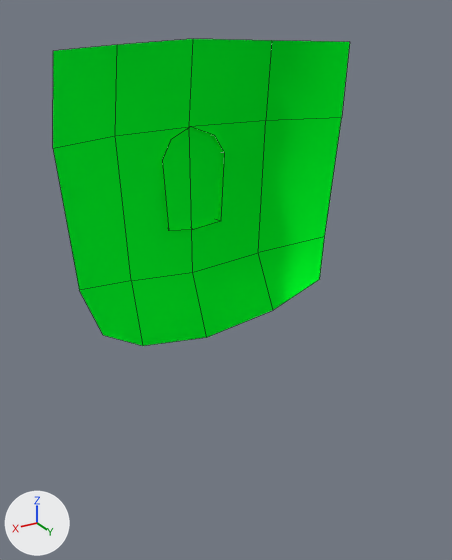
The FBX model Assets/Resources/mask/male1.fbx as it was, and as the next commit left it.
Camera for both pictures: a 50 mm camera at (0.199, 0.238, 0.858) aimed at (0.02, -0.061, 0.708). Lighting does not change. The marker at lower left points along +X, +Y and +Z. Mesh edges are drawn as thin lines. Where no turn or scale is listed for an object, it has been applied to the vertices.

In view in the first picture: 'common_people_male1'.
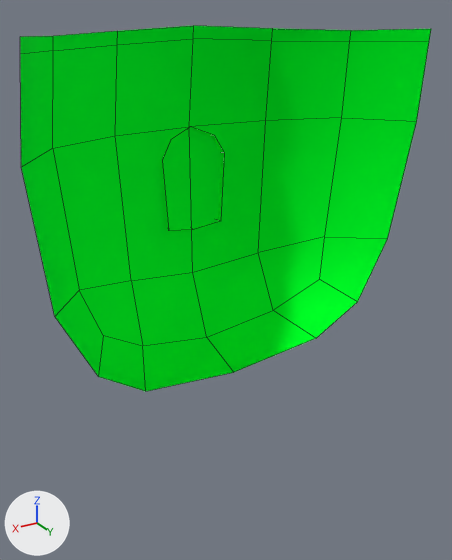
Patch to the scene script:
```diff
--- a/Assets/Resources/mask/male1.fbx.py
+++ b/Assets/Resources/mask/male1.fbx.py
@@ me_메쉬 @@
 me_메쉬.from_pydata(...)  # 41 vertices, 28 faces; spans x -0.103..0.103, y -0.165..0.057, z 0.585..0.842
 # used by ob_common_people_male1; location = (0.0, 0.0, 0.0)
 # verts and faces of me_메쉬; kept vertices keep their numbers, new ones are numbered from 41
 # before: 0 (0.0, -0.031, 0.585), 21 (0.086, -0.1, 0.671) at pixel (103, 335), 22 (0.103, -0.107, 0.789) at pixel (52, 148), 24 (0.054, -0.114, 0.648) at pixel (142, 345), 25 (0.096, -0.109, 0.701) at pixel (79, 290)
 # before: 27 (0.0, -0.122, 0.635) at pixel (206, 337), 29 (-0.086, -0.1, 0.671) at pixel (319, 279), 30 (-0.054, -0.114, 0.648) at pixel (273, 310), 31 (-0.099, -0.1, 0.839) at pixel (349, 41), 32 (-0.054, -0.126, 0.84) at pixel (271, 40)
 # before: 33 (-0.096, -0.109, 0.701) at pixel (324, 236), 35 (-0.103, -0.107, 0.789) at pixel (341, 117), 38 (0.0, -0.134, 0.842) at pixel (193, 38), 39 (0.054, -0.126, 0.84) at pixel (117, 44), 40 (0.099, -0.1, 0.839) at pixel (53, 50)
+# me_메쉬 part 1
+delete_vertices([0])  # with the faces that use them
+for new, old in zip([*range(41, 45)], [31, 32, 39, 40]): verts[new] = verts[old] + (0.0, 0.001, 0.007)
+verts[45] = (0.069, -0.079, 0.636)  # pixel (145, 391)
+verts[46] = (0.122, -0.07, 0.706)  # pixel (54, 316)
+verts[47] = (0.101, -0.072, 0.66)  # pixel (98, 376)
+verts[48] = (0.131, -0.064, 0.79)  # pixel (21, 167)
+verts[49] = (-0.069, -0.079, 0.636)  # pixel (316, 338)
+verts[50] = (-0.101, -0.072, 0.66)  # pixel (357, 301)
+verts[51] = (0.0, -0.084, 0.625)  # pixel (233, 372)
+verts[52] = (-0.122, -0.07, 0.706)  # pixel (387, 238)
+verts[53] = (-0.131, -0.064, 0.79)  # pixel (416, 121)
+verts[54] = (0.127, -0.057, 0.841)  # pixel (20, 54)
+verts[55] = (-0.127, -0.057, 0.841)  # pixel (429, 41)
+verts[56] = (-0.126, -0.056, 0.848)  # pixel (431, 28)
+verts[57] = (0.126, -0.056, 0.848)  # pixel (20, 36)
+verts[58] = (0.0, -0.133, 0.85)  # pixel (193, 25)
+faces += [(21, 24, 45, 47), (24, 27, 51, 45), (21, 47, 46, 25), (22, 25, 46, 48), (29, 50, 49, 30), (27, 30, 49, 51)]
+faces += [(29, 33, 52, 50), (33, 35, 53, 52), (31, 55, 53, 35), (22, 48, 54, 40), (31, 41, 56, 55), (31, 32, 42, 41)]
+faces += [(32, 38, 58, 42), (40, 54, 57, 44), (39, 40, 44, 43), (38, 39, 43, 58)]
 me_메쉬.materials.append(mat_face_001)
```

Boxes [x1, y1, x2, y2] around the edits, measured in the pictures (452 x 560 px):
'common_people_male1', reshaped
    before: [53, 39, 350, 346]
    after: [20, 25, 431, 391]
part 1 of me_메쉬, built on (green)
    after: [20, 25, 431, 391]
